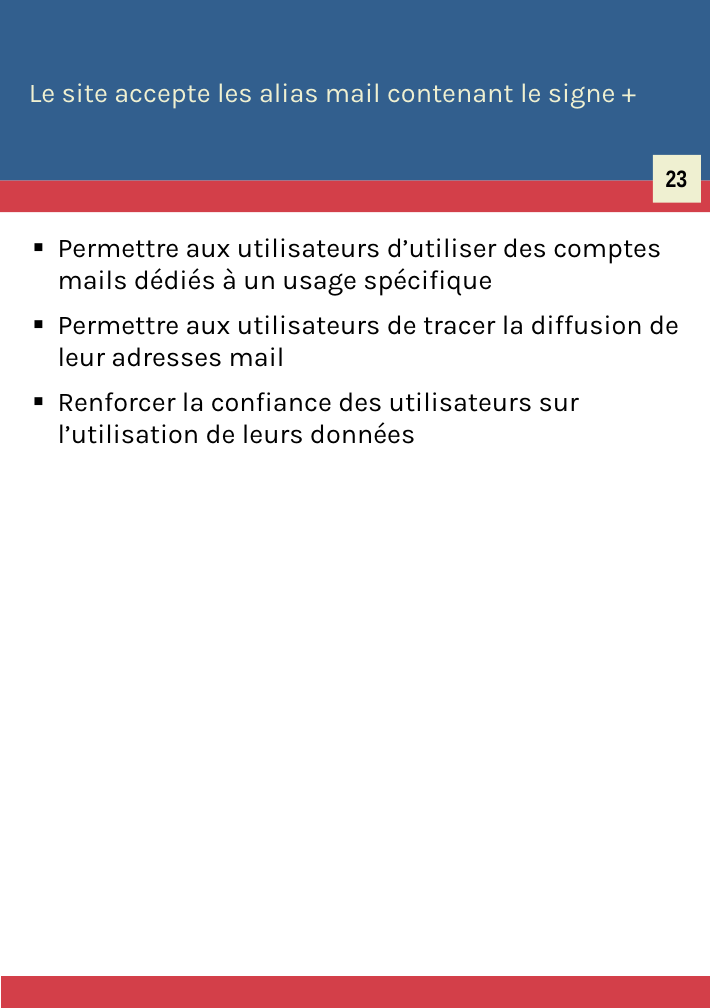
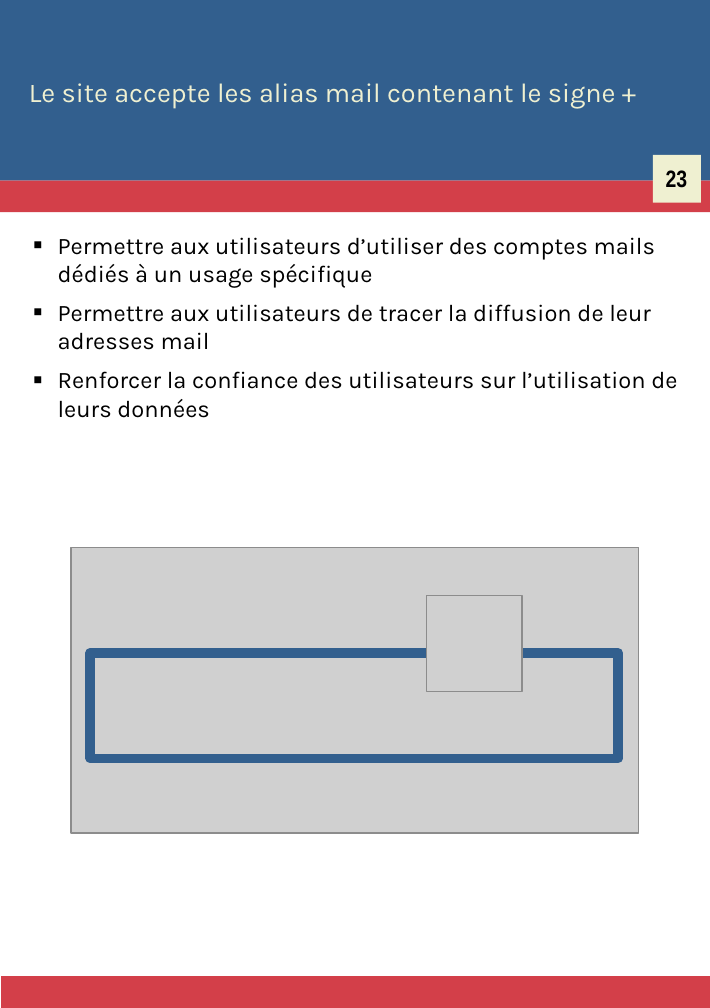
Before and after one commit to Zigazou/bonnes-pratiques-illustrees, a slide deck: slide 27 of bonnes-pratiques.odp. Drawn at 710x1008 pixels with LibreOffice and Linux fonts; fonts in the diff are those of the drawing; grey boxes stand for pictures. Boxes give left, top, right and bottom in pixels: in the first picture for what was removed or moved away, otherwise in the second. Text is boxed around its words. In the diff, an @@ line names an element or a change of style, - is before the commit and + after.

```diff
--- a/bonnes-pratiques.odp
+++ b/bonnes-pratiques.odp
@@ text "Permettre aux utilisateurs d’utiliser des ..." at bbox=[58, 237, 677, 418]: size 16 to 14 pt @@
@@ picture added at bbox=[71, 547, 638, 832] @@
@@ picture added at bbox=[426, 594, 522, 691] @@
@@ rectangle added at bbox=[90, 652, 617, 757], outline #325F8E 5.67 pt @@
```
Also in this commit, not shown: 60 other slides changed, 180 slides added, 1 slide removed, 14 other files.
